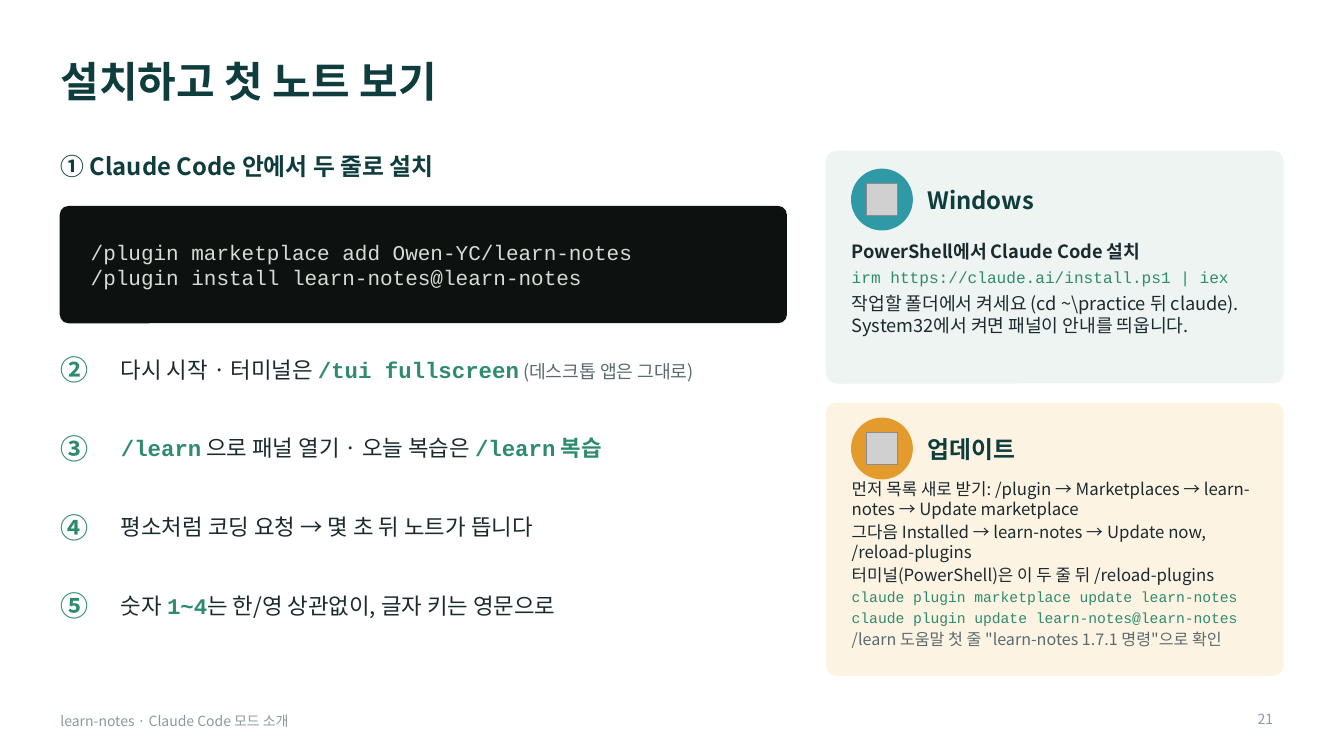
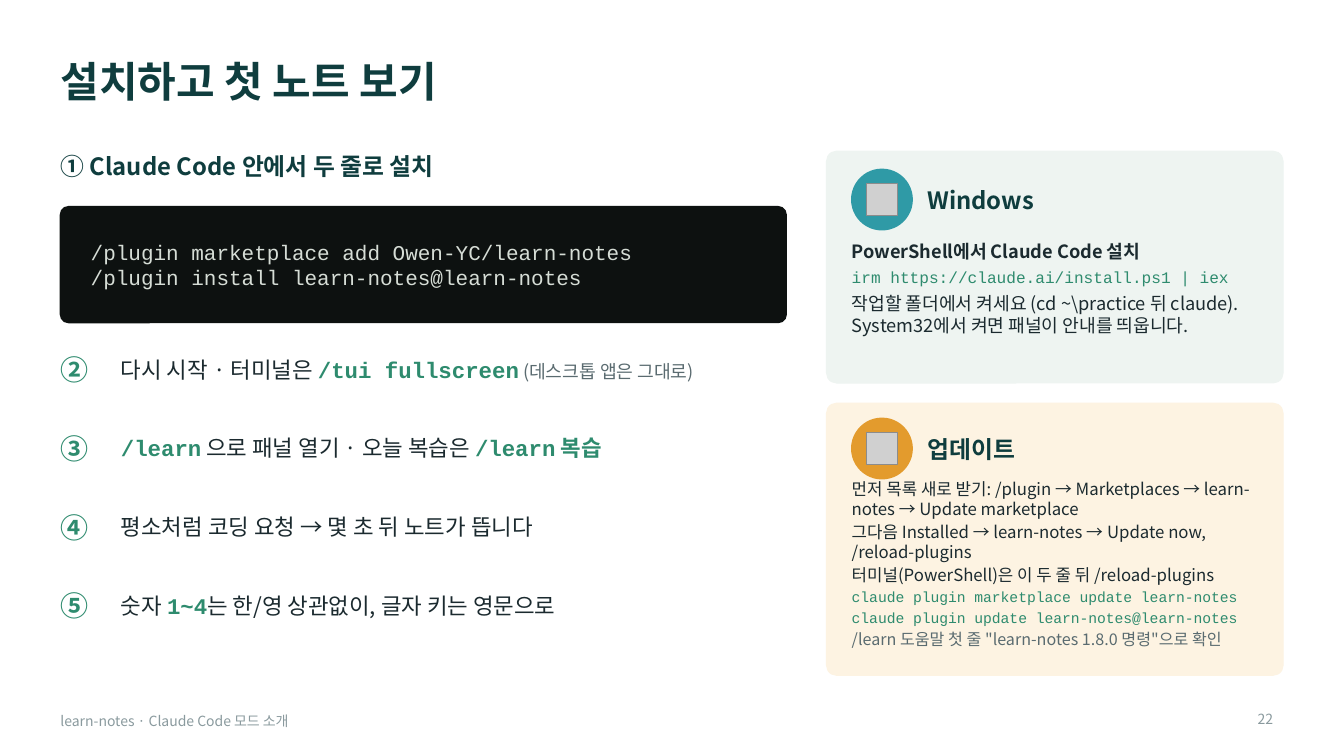
Before and after one commit to Owen-YC/learn-notes, a slide deck: slide 22 of docs/team/learn-notes-intro.pptx (slide 21 before the commit). Drawn at 1344x756 pixels with LibreOffice and Linux fonts; fonts in the diff are those of the drawing; grey boxes stand for pictures. Boxes give left, top, right and bottom in pixels: in the first picture for what was removed or moved away, otherwise in the second. Text is boxed around its words. In the diff, an @@ line names an element or a change of style, - is before the commit and + after.

```diff
--- a/docs/team/learn-notes-intro.pptx
+++ b/docs/team/learn-notes-intro.pptx
@@ text at (852,631,1222,648): text changed @@
-/learn 도움말 첫 줄 "learn-notes 1.7.1 명령"으로 확인
+/learn 도움말 첫 줄 "learn-notes 1.8.0 명령"으로 확인
@@ page number at (1258,713,1274,724): text changed @@
-21
+22
```
Also in this commit, not shown: 16 other slides changed, 2 slides added, 22 other files.
